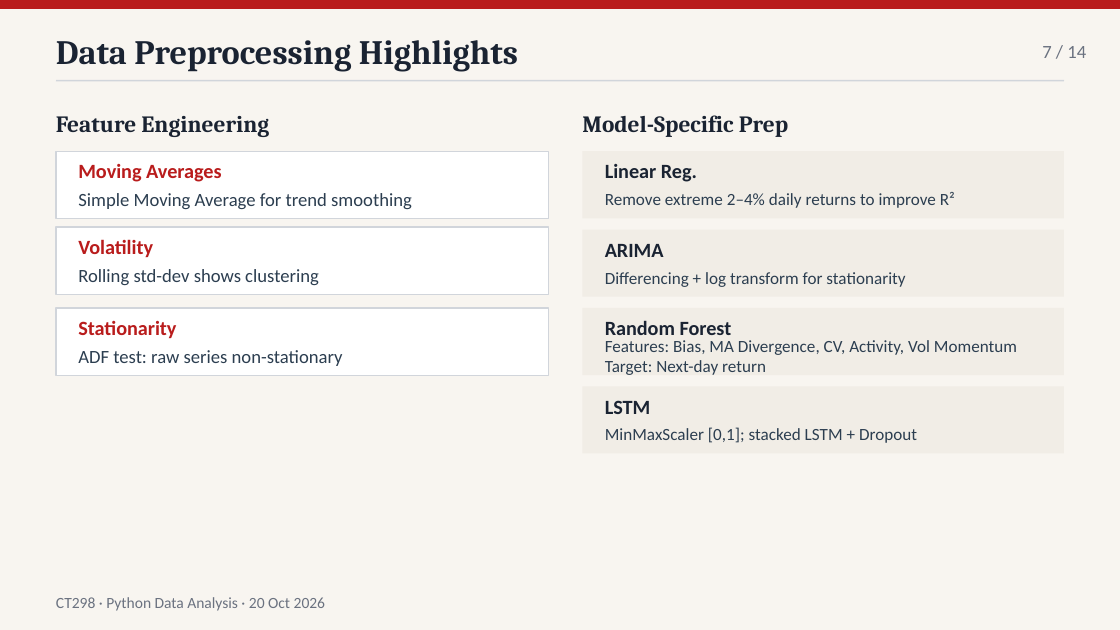
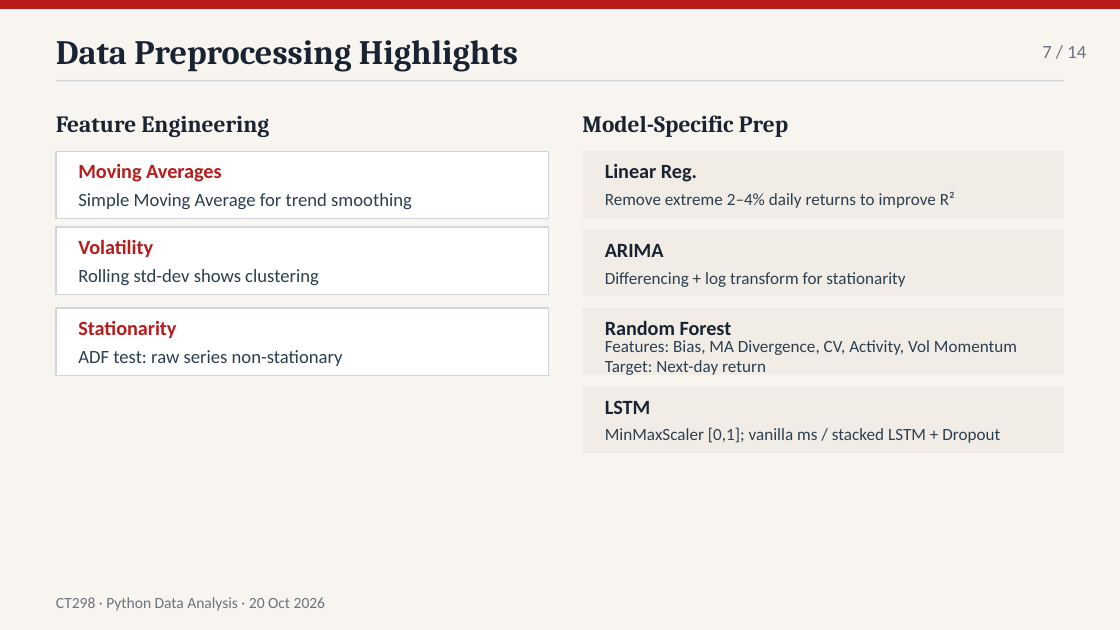
Before and after one commit to Alfred-KU/CT298ProjectDoc, a slide deck: slide 7 of Pricing_Forecast_Assessment_Presentation V2.pptx. Drawn at 1120x630 pixels with LibreOffice and Linux fonts; fonts in the diff are those of the drawing. Boxes give left, top, right and bottom in pixels: in the first picture for what was removed or moved away, otherwise in the second. Text is boxed around its words. In the diff, an @@ line names an element or a change of style, - is before the commit and + after.

```diff
--- a/Pricing_Forecast_Assessment_Presentation V2.pptx
+++ b/Pricing_Forecast_Assessment_Presentation V2.pptx
@@ text at (605, 427, 1000, 443): text changed @@
-MinMaxScaler [0,1]; stacked LSTM + Dropout
+MinMaxScaler [0,1]; vanilla ms / stacked LSTM + Dropout
```
Also in this commit, not shown: 1 other slide changed.
